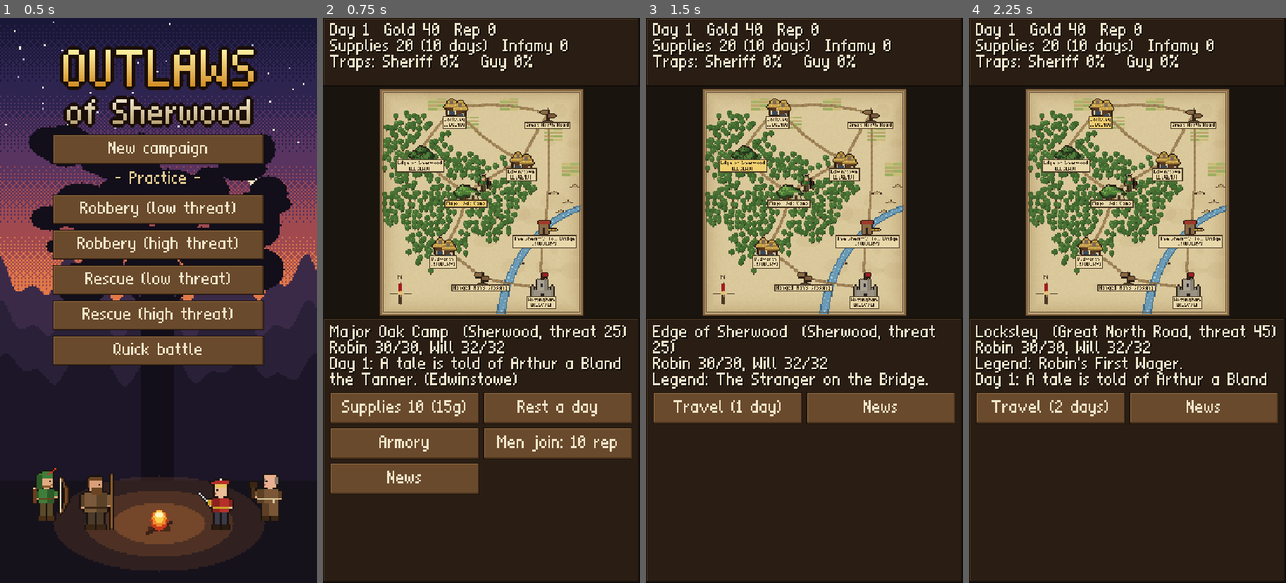
Above: before the commit, frames 1-4 (left to right).
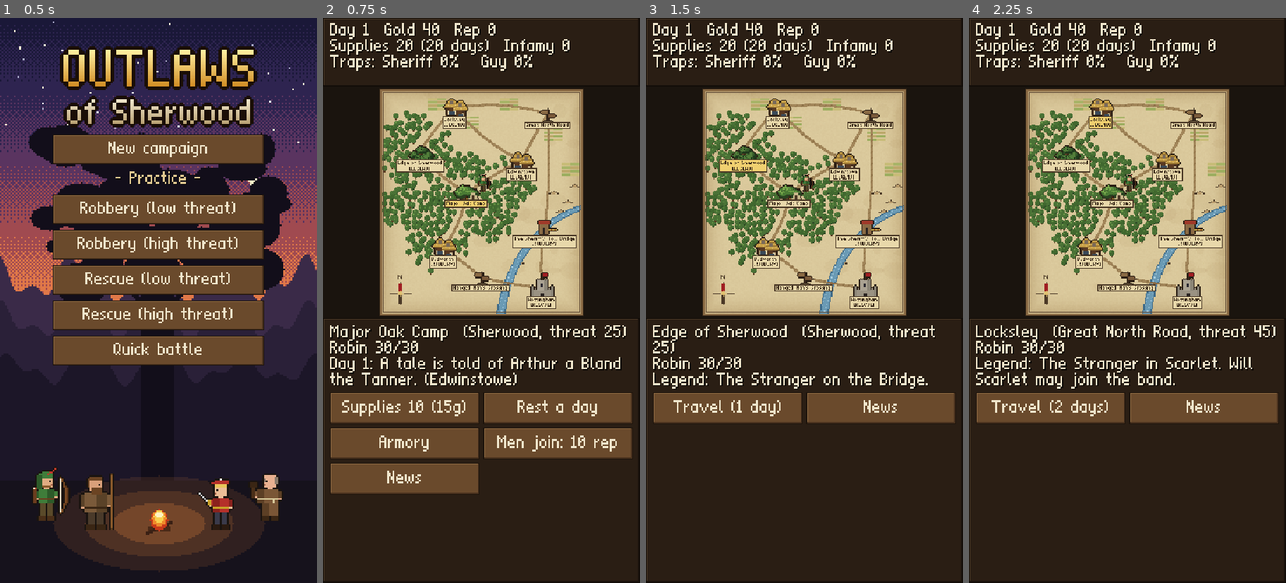
Above: after the commit, the same moments.

Repository: jamesrclifford/outlaws-of-sherwood
Game: Godot game, scene res://scenes/menu/main_menu.tscn
Same seed, same stepped clock (60 frames per second), same inputs: the game is played once before the commit and once after it.
Inputs:
- Up to frame 1 (0.5 s): no input
- Up to frame 2 (0.75 s): click "New campaign" at 0.5 s
- Up to frame 3 (1.5 s): click "Edge of Sherwood [LEGEND]" at 1.25 s
- Up to frame 4 (2.25 s): click "Locksley [LEGEND]" at 2 s

Frame 1 is identical in both runs. In frame 2, 0.8% of the frame differs, in the area x 30-78%, y 3-60%; in frame 3, 0.8%; in frame 4, 2.8%, in the area x 2-95%, y 3-66%.

Commit message:
Will Scarlet joins through his own legend; version 0.2.10
A new campaign starts with Robin alone. The Stranger in Scarlet moves from
the tales to the origin stories and recruits Will when Robin wins (or
draws) the duel in the glade. Tales that Robin can't manage alone (his
first wager, Much the miller, the wanted posters) now wait for Will.

Co-Authored-By: Claude Opus 5.5 (1M context) <noreply@anthropic.com>
Claude-Session: https://claude.ai/code/session_01MmzGffP5XZa1E7ay26sSJ4

Diff:
--- a/data/stories.json
+++ b/data/stories.json
@@ -1,6 +1,28 @@
 {
-  "start_band": ["robin", "will"],
+  "start_band": ["robin"],
   "stories": {
+    "will_meets_robin": {
+      "name": "The Stranger in Scarlet",
+      "node": "locksley",
+      "backdrop": "sherwood_edge",
+      "place": "A glade near Locksley",
+      "requires": {},
+      "recruit": "will",
+      "rewards": {"gold": 0, "reputation": 3},
+      "intro": "Folk near Locksley speak of a young dandy in fine scarlet who strolls the glades as if he owned them. Robin goes to see for himself.",
+      "nodes": [
+        {"kind": "approach", "text": "Robin, newly outlawed, sees a young man in fine scarlet strolling through the glade, sniffing a rose."},
+        {"kind": "choice", "text": "'Stand!' says Robin. The stranger yawns. 'Must I?'",
+          "options": [
+            {"label": "Ask for a toll", "result": "next", "log": "'A toll? From me?' The stranger draws his sword with a flourish."},
+            {"label": "Challenge him to a bout", "result": "next", "log": "'A bout? Delightful.' The stranger draws his sword with a flourish."}
+          ]},
+        {"kind": "duel", "text": "Bow against blade in the glade!", "party": ["robin"], "enemies": ["rival_will"], "friendly": true,
+          "win": "Robin trips the stranger into a gorse bush. 'Ow! All right, all right!'",
+          "lose": "The stranger flicks Robin's hood over his eyes. 'Shall we call it a draw?'"},
+        {"kind": "objective", "text": "'Will Gamwell is my name, Robin. I'm your own cousin, come to find you. May I join your band?' Ever after, the outlaws call him Will Scarlet.", "recruit": true}
+      ]
+    },
     "little_john_bridge": {
       "name": "The Stranger on the Bridge",
       "node": "sherwood_edge",
@@ -91,7 +113,7 @@
       "backdrop": "locksley",
       "place": "The square at Edwinstowe",
       "arc": true,
-      "requires": {"infamy": 25},
+      "requires": {"band": ["will"], "infamy": 25},
       "recruit": "",
       "rewards": {"gold": 30, "reputation": 5},
       "intro": "The Sheriff hits back. Wanted posters are going up in every village, and the villagers are made to pay a 'bounty tax' to fund the reward.",
--- a/data/tales.json
+++ b/data/tales.json
@@ -5,7 +5,7 @@
       "node": "locksley",
       "backdrop": "locksley",
       "place": "The green at Locksley",
-      "requires": {},
+      "requires": {"band": ["will"]},
       "rewards": {"gold": 20, "reputation": 3},
       "intro": "An old tale the band likes to tell: how young Robin of Locksley first crossed the King's foresters, and why he lives in the greenwood now.",
       "nodes": [
@@ -17,27 +17,6 @@
           ]},
         {"kind": "combat", "text": "'Seize the cheeky pup!' Two of the foresters come at him.", "enemies": ["forester", "forester"]},
         {"kind": "objective", "text": "The foresters run for Nottingham, dropping their purse. Robin buys supper for the whole village, and from that day he is an outlaw of Sherwood."}
-      ]
-    },
-    "will_meets_robin": {
-      "name": "The Stranger in Scarlet",
-      "node": "locksley",
-      "backdrop": "sherwood_edge",
-      "place": "A glade near Locksley",
-      "requires": {},
-      "rewards": {"gold": 0, "reputation": 3},
-      "intro": "Around the fire, Will Scarlet tells how he and Robin first met, and both of them insist they won.",
-      "nodes": [
-        {"kind": "approach", "text": "Robin, newly outlawed, sees a young man in fine scarlet strolling through the glade, sniffing a rose."},
-        {"kind": "choice", "text": "'Stand!' says Robin. The stranger yawns. 'Must I?'",
-          "options": [
-            {"label": "Ask for a toll", "result": "next", "log": "'A toll? From me?' The stranger draws his sword with a flourish."},
-            {"label": "Challenge him to a bout", "result": "next", "log": "'A bout? Delightful.' The stranger draws his sword with a flourish."}
-          ]},
-        {"kind": "duel", "text": "Bow against blade in the glade!", "party": ["robin"], "enemies": ["rival_will"], "friendly": true,
-          "win": "Robin trips the stranger into a gorse bush. 'Ow! All right, all right!'",
-          "lose": "The stranger flicks Robin's hood over his eyes. 'Shall we call it a draw?'"},
-        {"kind": "objective", "text": "'Will Gamwell is my name, Robin. I'm your own cousin, come to find you!' Ever after, the band calls him Will Scarlet."}
       ]
     },
     "gamwell_christmas": {
@@ -145,7 +124,7 @@
       "node": "blidworth",
       "backdrop": "locksley",
       "place": "Blidworth mill",
-      "requires": {"reputation": 3},
+      "requires": {"band": ["will"], "reputation": 3},
       "rewards": {"gold": 20, "reputation": 4},
       "intro": "The miller of Blidworth grinds the poor folk's corn for free. Now the Sheriff has fined him, and his son Much has sent for Robin.",
       "nodes": [
--- a/tests/run_tests.gd
+++ b/tests/run_tests.gd
@@ -940,7 +940,7 @@
 	var deepest := -1
 	for h in need:
 		deepest = maxi(deepest, order.find(h))
-	return order.slice(0, maxi(2, deepest + 1))
+	return order.slice(0, maxi(1, deepest + 1))
 
 
 ## Each tale should be winnable most of the time by the band you'd have when it first appears.
@@ -969,6 +969,7 @@
 	var c = Campaign.new(db, 40)
 	check(c.band == db.stories["start_band"], "a new campaign starts with only the start band")
 	check(c.missions.get("sherwood_edge", {}).get("story", "") == "little_john_bridge", "Little John's bridge is waiting on day one")
+	check(c.missions.get("locksley", {}).get("story", "") == "will_meets_robin", "so is the stranger in scarlet, and Will isn't in the band yet")
 	check(not c.missions.values().any(func(m): return m.get("story", "") == "tuck_ford"), "Tuck's story waits until John has joined")
 	c.travel("sherwood_edge")
 	var run = c.start_mission()
Not shown, changed: export_presets.cfg
